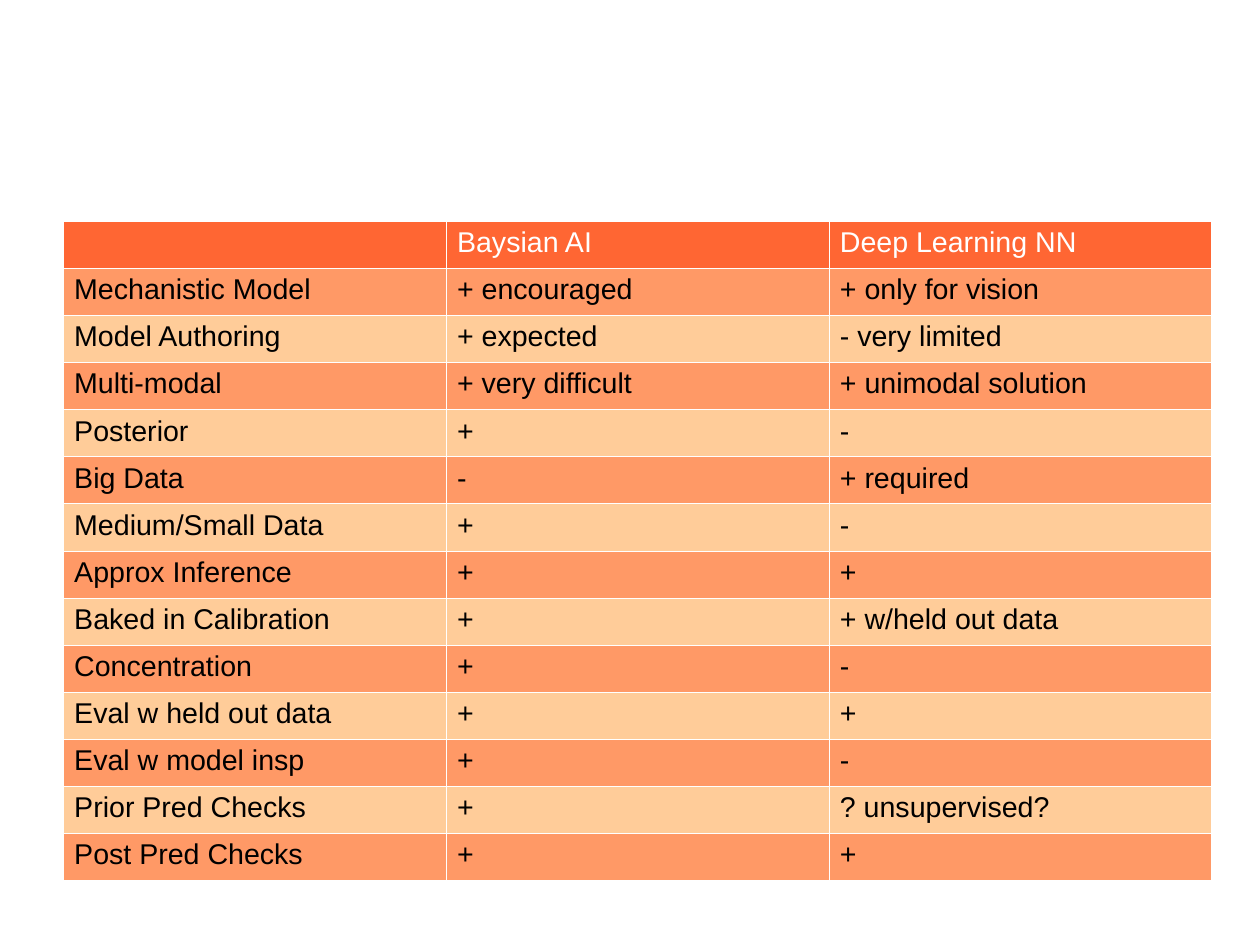
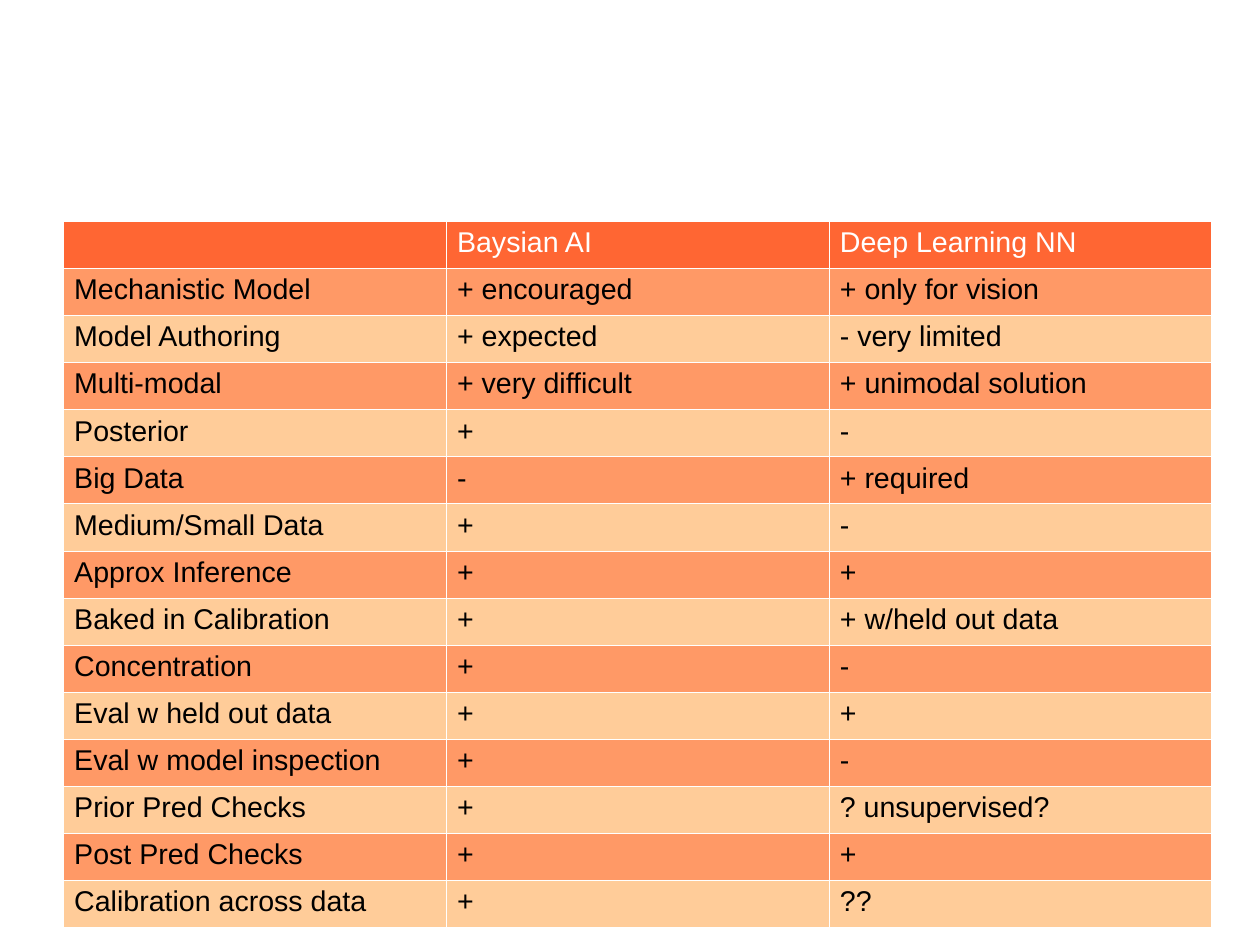
Before and after one commit to breckbaldwin/StanIsThePlan, a slide deck: slide 45 of talks/burlingtonMeetup2019/BurlingtonMeetup.odp (slide 34 before the commit). Drawn at 1260x945 pixels with LibreOffice and Linux fonts; fonts in the diff are those of the drawing. Boxes give left, top, right and bottom in pixels: in the first picture for what was removed or moved away, otherwise in the second. Text is boxed around its words. In the diff, an @@ line names an element or a change of style, - is before the commit and + after.

```diff
--- a/talks/burlingtonMeetup2019/BurlingtonMeetup.odp
+++ b/talks/burlingtonMeetup2019/BurlingtonMeetup.odp
@@ table at box(63, 221, 1212, 927) @@
-row 12, column 1: Eval w model insp
+row 12, column 1: Eval w model inspection
+row 15: Calibration across data | + | ??
```
Also in this commit, not shown: 4 other slides changed, 15 slides added, 2 slides removed.
